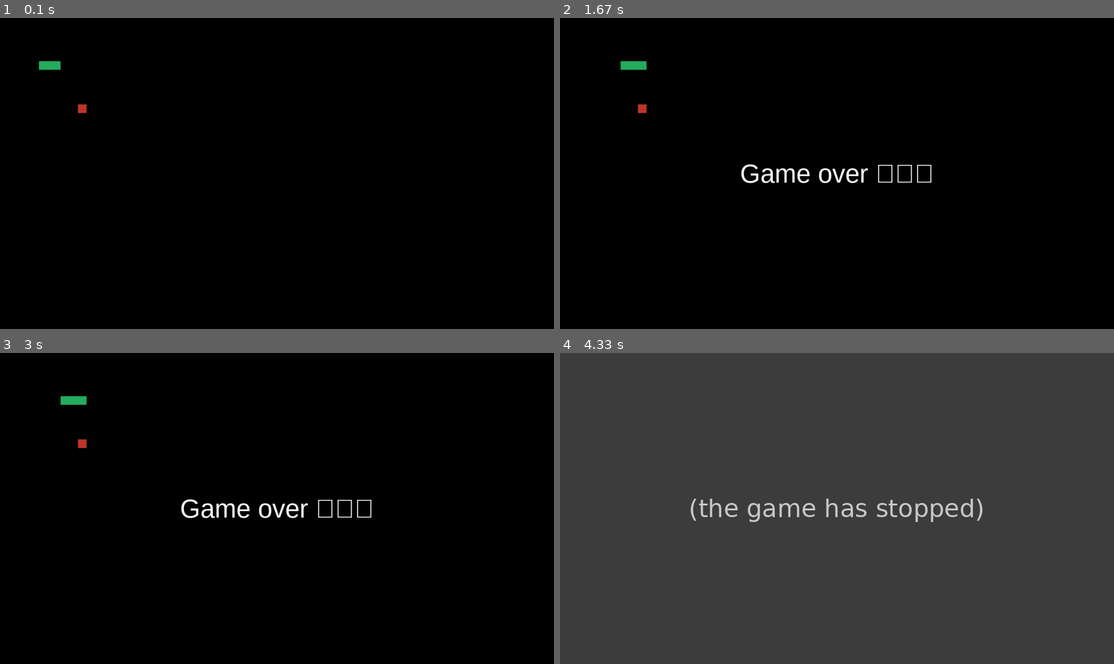
Above: before the commit, frames 1-4 (two rows, left to right).
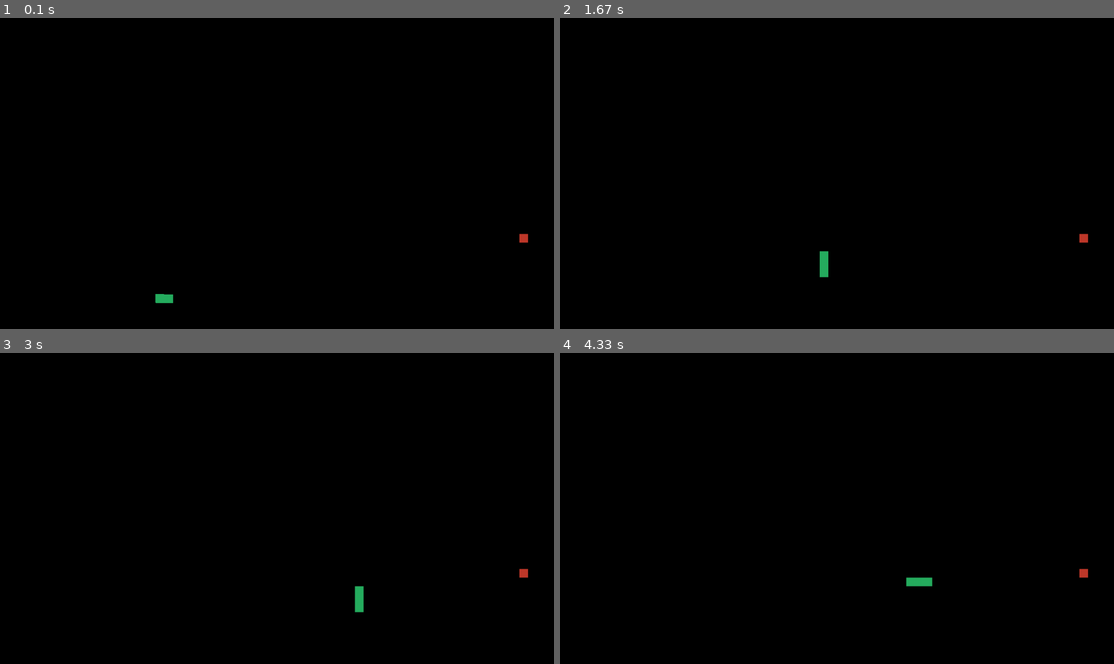
Above: after the commit, the same moments.

Repository: IliesErrabhi/snake-pygame
Game: pygame game, started from main.py
The game is run twice, just before and just after one commit, with the same random seed, the same clock (stepped at 60 frames per second) and the same inputs.
Inputs:
- Up to frame 1 (0.1 s): no input
- Up to frame 2 (1.67 s): tap Enter at 0.33 s; hold Right 0.67-1.13 s; hold Up 1.17-1.63 s
- Up to frame 3 (3 s): hold Right 1.67-2.13 s; hold Left 2.17-2.7 s; hold Down from 2.73 s (still down)
- Up to frame 4 (4.33 s): release Down at 3.03 s; hold Left 3.07-3.47 s; hold Up 3.5-3.87 s; hold Right from 3.9 s (still down)

The runs differ from the first frame. In frame 1, 0.3% of the frame differs, in the area x 7-96%, y 13-92%; in frame 2, 1.0%; in frame 3, 1.0%; in frame 4, 100%, in the area x 0-100%, y 0-100%.
Before the commit the program exited at 3.4 s; later frames show no game.

Commit message:
fix bug instant game over

Diff:
--- a/main.py
+++ b/main.py
@@ -1,5 +1,5 @@
 import pygame
-from src.constants import FPS
+from src.constants import *
 from src.snake import *
 from src.apple import *
 
@@ -21,7 +21,7 @@
     font = pygame.font.SysFont("Arial", 60)
 
     # 2. image creation
-    text_surface = font.render("Game over 😂🫵🏼", True, (255, 255, 255))
+    text_surface = font.render("Game over hahaha", True, (255, 255, 255))
 
     # 3. Center the message
     text_rect = text_surface.get_rect(center=(1280 // 2, 720 // 2))
@@ -44,16 +44,16 @@
         if event.type == pygame.KEYDOWN:
             if event.key == pygame.K_ESCAPE:
                 running = False
-            if event.key == pygame.K_LEFT  and snake.direction != "RIGHT":
+            elif event.key == pygame.K_LEFT  and snake.direction != "RIGHT":
                 print("LEFT")
                 snake.direction = "LEFT"
-            if event.key == pygame.K_RIGHT and snake.direction != "LEFT":
+            elif event.key == pygame.K_RIGHT and snake.direction != "LEFT":
                 print("RIGHT")
                 snake.direction = "RIGHT"
-            if event.key == pygame.K_UP    and snake.direction != "DOWN":
+            elif event.key == pygame.K_UP    and snake.direction != "DOWN":
                 print("UP")
                 snake.direction = "UP"
-            if event.key == pygame.K_DOWN  and snake.direction != "UP":
+            elif event.key == pygame.K_DOWN  and snake.direction != "UP":
                 print("DOWN")
                 snake.direction = "DOWN"
 
--- a/src/constants.py
+++ b/src/constants.py
@@ -10,8 +10,8 @@
 ########################################################################
 #############################  SCREEN   ################################
 ########################################################################
-SCREEN_WIDTH  = 200 # px
-SCREEN_HEIGHT = 300 # px
+SCREEN_WIDTH  = 1280 # px
+SCREEN_HEIGHT = 720 # px
 
 CELL_SIZE     = 20  # px per grid square
 
--- a/src/snake.py
+++ b/src/snake.py
@@ -4,7 +4,9 @@
 class Snake:
     def __init__(self):
         #self.body[0] is the head
-        self.body = [[100, 100], [90, 100], [80, 100]]
+        middleX = SCREEN_HEIGHT // 2
+        middleY = SCREEN_WIDTH //  2
+        self.body = [[middleX,middleY], [middleX - 1, middleY - 1], [middleX - 2, middleY - 2]]
         self.direction = "RIGHT"
         self.grow = False                               # tells whether the snake ate an apple or not
 
